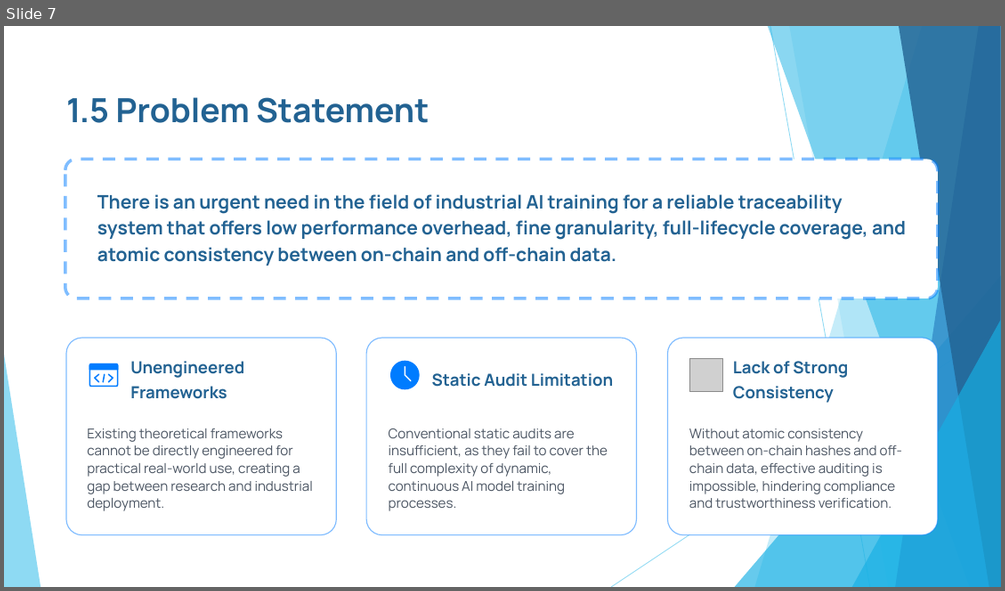
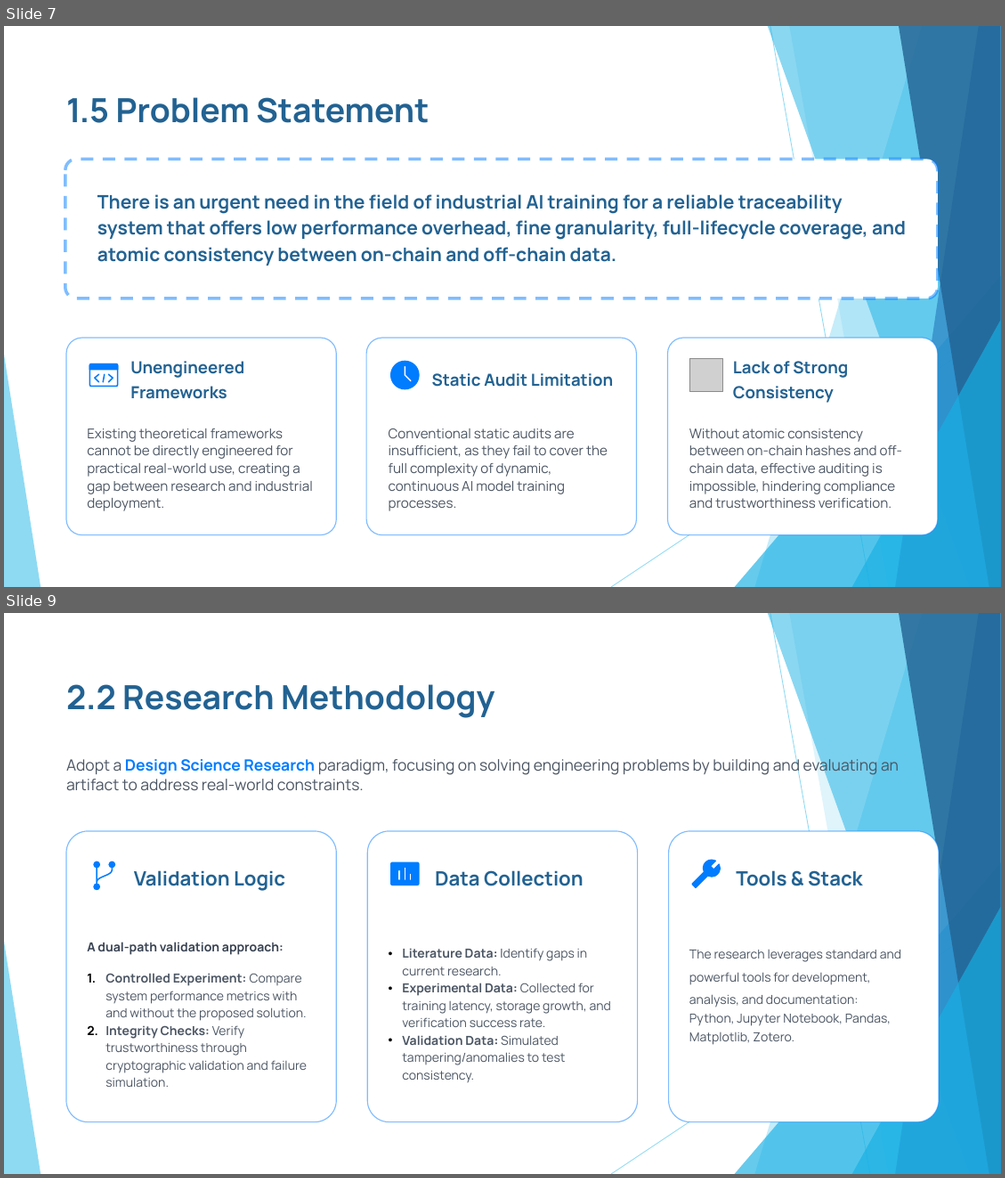
Before and after one commit to xinyuanhu1066/capstone-project, a slide deck: docs/Assessment_3_Presentation.pptx. Shown one above the other, each under a label of ours: slide 7 before the commit, slides 7 and 9 after it; the slides between them are not shown. The pictures are 1005x591 and 1005x1178 pixels, drawn with LibreOffice and Linux fonts; fonts in the diff are those of the drawing; grey boxes stand for pictures. Boxes give left, top, right and bottom in pixels: in the first picture for what was removed or moved away, otherwise in the second. Text is boxed around its words. In the diff, an @@ line names an element or a change of style, - is before the commit and + after.

```diff
--- a/docs/Assessment_3_Presentation.pptx
+++ b/docs/Assessment_3_Presentation.pptx
@@ slide 9 added at <box>4,613,1001,1174</box>, background #FFFFFF; not listed: 10 template elements that a slide beside it also shows @@
@@ text added at <box>66,684,494,718</box>, 32 pt, text #226292, bold @@
+2.2 Research Methodology
@@ text added at <box>66,756,898,791</box>, 15 pt, text #4B5563 @@
+Adopt a Design Science Research paradigm, focusing on solving engineering problems by building and evaluating an artifact to address real-world constraints.
@@ rounded rectangle added at <box>66,831,336,1122</box>, fill #FFFFFF, outline #007BFF 1 pt @@
@@ rounded rectangle added at <box>367,831,638,1122</box>, fill #FFFFFF, outline #007BFF 1 pt @@
@@ rounded rectangle added at <box>669,831,938,1122</box>, fill #FFFFFF, outline #007BFF 1 pt @@
@@ freeform shape added at <box>94,862,99,868</box>, fill #007CFF, outline #007CFF 1.31 pt @@
@@ freeform shape added at <box>97,868,112,884</box>, outline #007CFF 1.31 pt @@
@@ freeform shape added at <box>109,862,114,868</box>, fill #007CFF, outline #007CFF 1.31 pt @@
@@ text added at <box>134,870,285,891</box>, 19 pt, text #226292, bold @@
+Validation Logic
@@ rounded rectangle added at <box>391,863,419,885</box>, fill #007CFF, outline #007CFF 1.31 pt @@
@@ freeform shape added at <box>399,871,400,879</box>, outline #FFFFFF 1.31 pt @@
@@ freeform shape added at <box>404,868,405,879</box>, outline #FFFFFF 1.31 pt @@
@@ freeform shape added at <box>411,875,412,879</box>, outline #FFFFFF 1.31 pt @@
@@ text added at <box>435,870,583,886</box>, 19 pt, text #226292, bold @@
+Data Collection
@@ freeform shape added at <box>692,860,720,887</box>, fill #007CFF, outline #007CFF 1.31 pt @@
@@ text added at <box>736,870,862,886</box>, 19 pt, text #226292, bold @@
+Tools & Stack
@@ freeform shape added at <box>94,884,99,889</box>, fill #007CFF, outline #007CFF 1.31 pt @@
@@ text added at <box>87,941,307,1086</box>, 12 pt, text #4B5563 @@
+A dual-path validation approach:
+1. Controlled Experiment: Compare system performance metrics with and without the proposed solution.
+2. Integrity Checks: Verify trustworthiness through cryptographic validation and failure simulation.
@@ text added at <box>402,948,611,1083</box>, 12 pt, text #4B5563 @@
+• Literature Data: Identify gaps in current research.
+• Experimental Data: Collected for training latency, storage growth, and verification success rate.
+• Validation Data: Simulated tampering/anomalies to test consistency.
@@ text added at <box>689,949,901,1045</box>, 12 pt, text #4B5563 @@
+The research leverages standard and powerful tools for development, analysis, and documentation:
+Python, Jupyter Notebook, Pandas, Matplotlib, Zotero.
```
Also in this commit, not shown: 1 slide changed, 2 other slides added.
